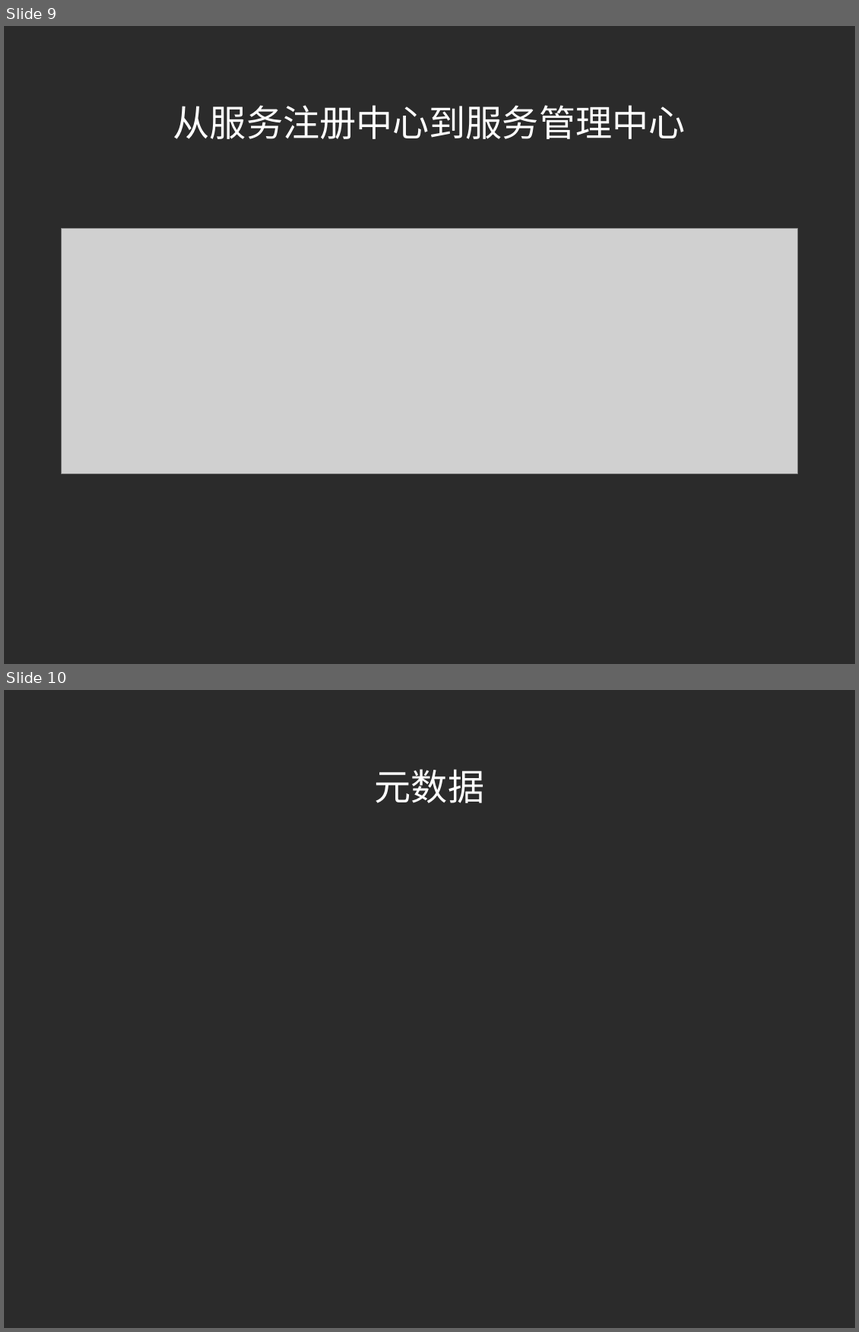
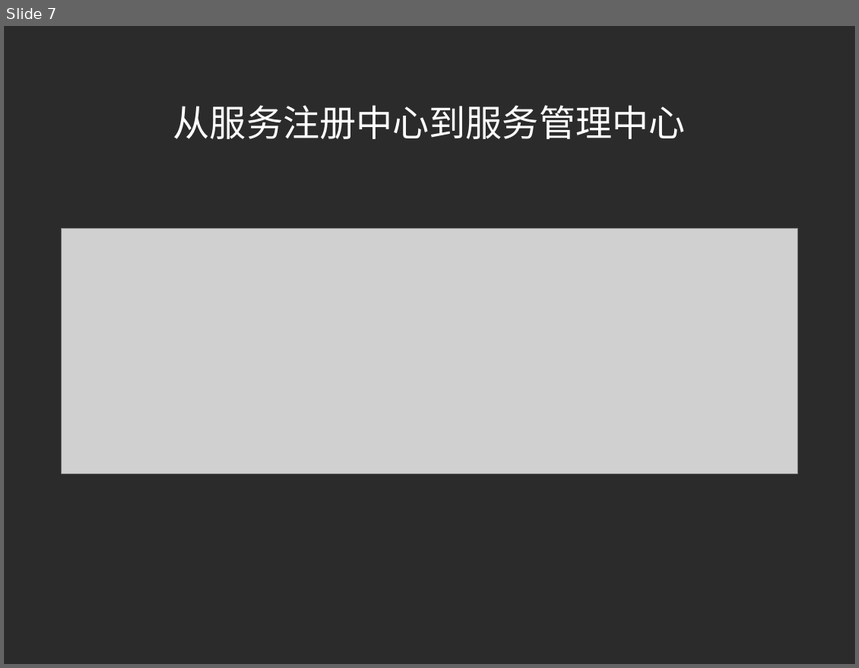
Before and after one commit to little-cui/sc-tester, a slide deck: doc/introduce.ppt. Shown one above the other, each under a label of ours: slides 9 and 10 before the commit, slide 7 after it. The pictures are 859x1332 and 859x668 pixels, drawn with LibreOffice and Linux fonts; fonts in the diff are those of the drawing; grey boxes stand for pictures; background and template pictures are left out; a plain dark background stands for a picture behind light text. Boxes give left, top, right and bottom in pixels: in the first picture for what was removed or moved away, otherwise in the second. Text is boxed around its words. In the diff, an @@ line names an element or a change of style, - is before the commit and + after.

```diff
--- a/doc/introduce.ppt
+++ b/doc/introduce.ppt
@@ slide 10 removed at <box>4,690,855,1328</box>, background picture (left out) @@
@@ title removed at <box>375,769,484,803</box> @@
-元数据
@@ what was slide 9 is now slide 7 @@
```
Also in this commit, not shown: 9 slides changed, 1 other slide removed.
